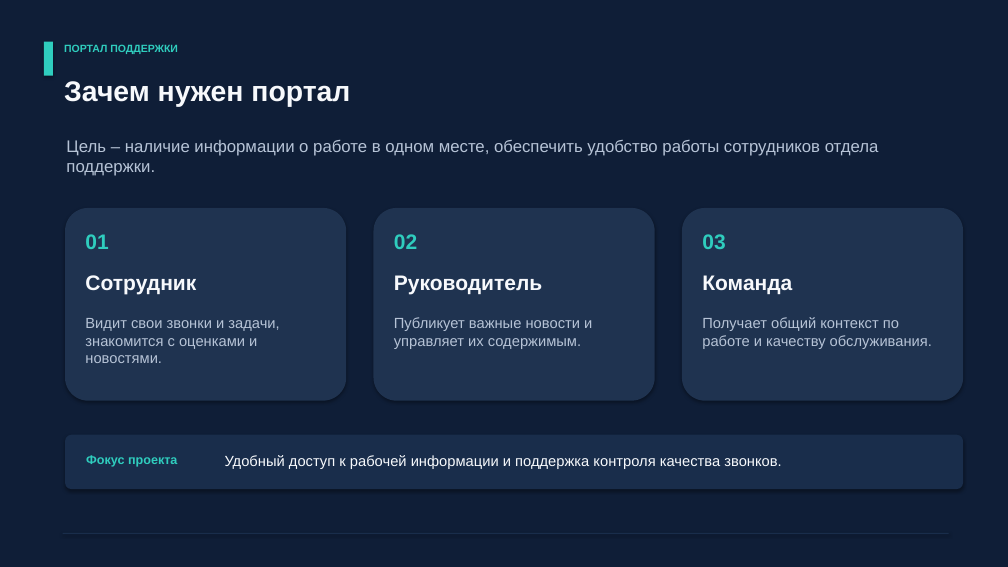
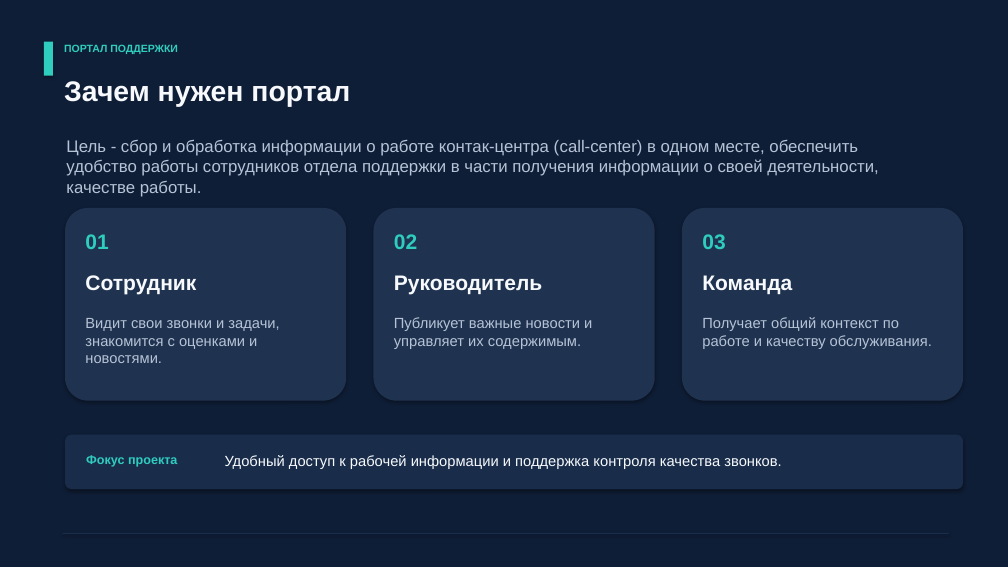
Before and after one commit to HopeSpirit/project_portal, a slide deck: slide 2 of презентация.pptx. Drawn at 1008x567 pixels with LibreOffice and Linux fonts; fonts in the diff are those of the drawing. Boxes give left, top, right and bottom in pixels: in the first picture for what was removed or moved away, otherwise in the second. Text is boxed around its words. In the diff, an @@ line names an element or a change of style, - is before the commit and + after.

```diff
--- a/презентация.pptx
+++ b/презентация.pptx
@@ text at (66,140,878,197): text changed @@
-Цель – наличие информации о работе в одном месте, обеспечить удобство работы сотрудников отдела поддержки.
+Цель - сбор и обработка информации о работе контак-центра (call-center) в одном месте, обеспечить удобство работы сотрудников отдела поддержки в части получения информации о своей деятельности, качестве работы.
```
Also in this commit, not shown: 3 other slides changed, 15 other files.
